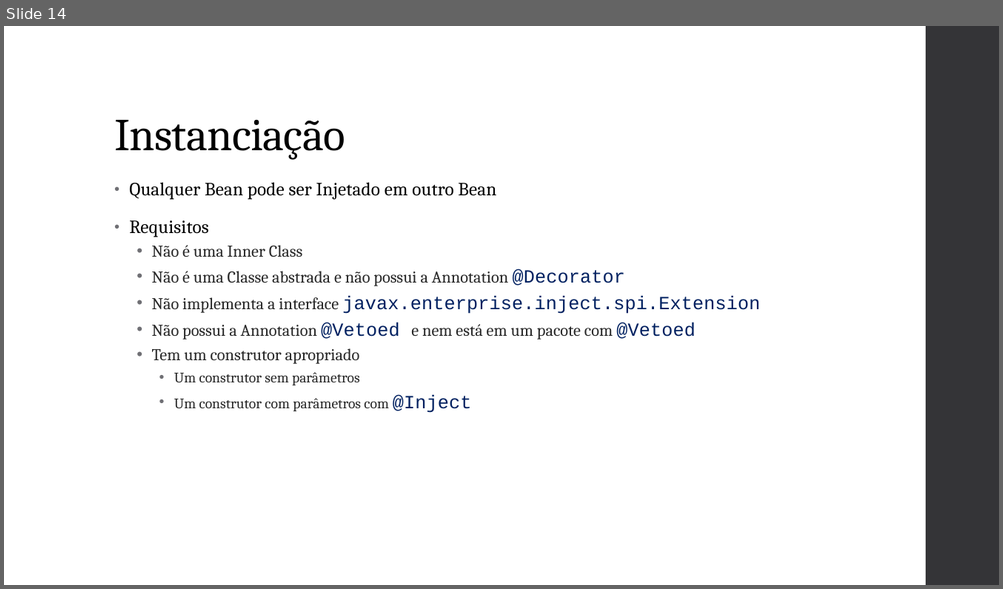
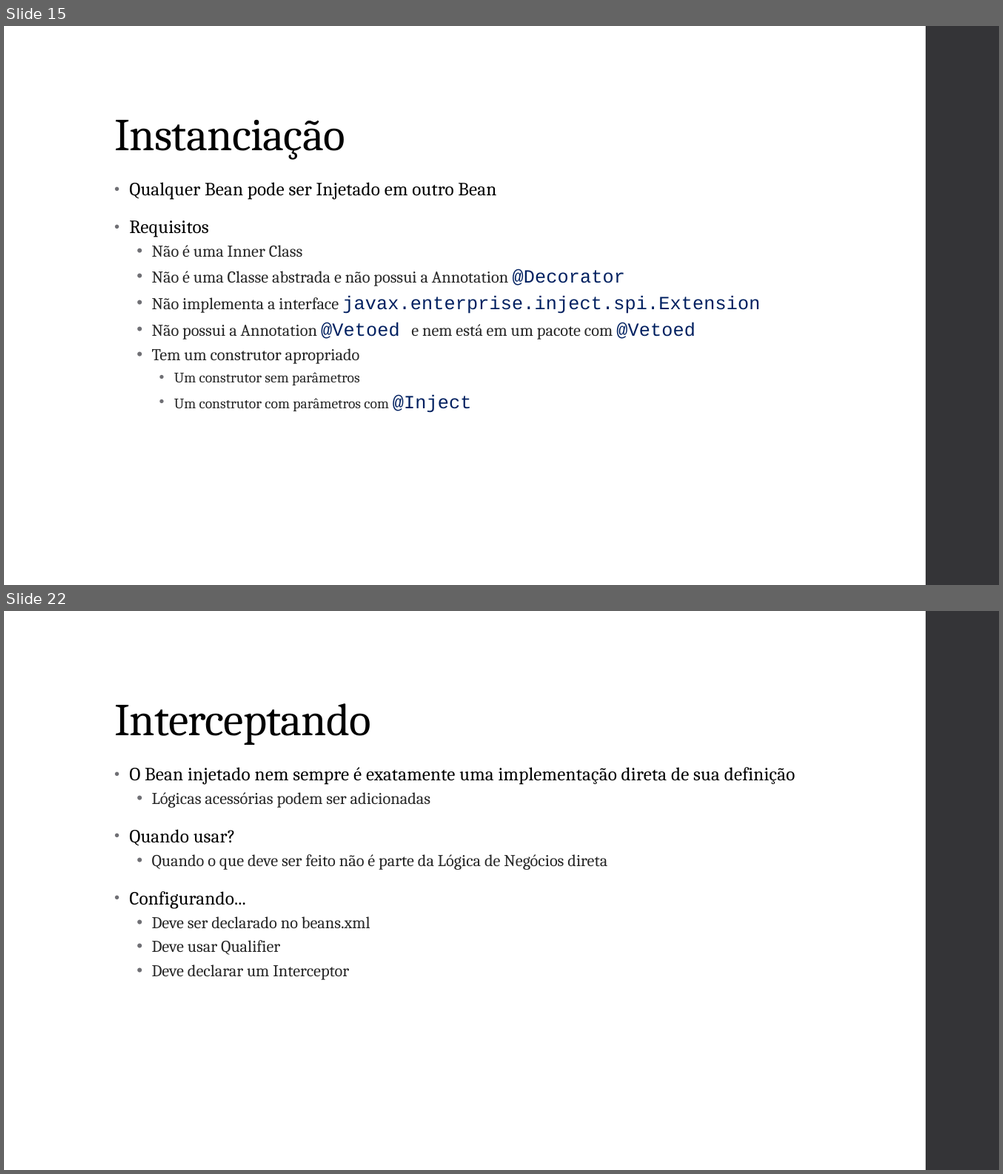
Before and after one commit to vepo/cdi-tutorial, a slide deck: resource/Java CDI.pptx. Shown one above the other, each under a label of ours: slide 14 before the commit, slides 15 and 22 after it; the slides between them are not shown. The pictures are 1003x589 and 1003x1174 pixels, drawn with LibreOffice and Linux fonts; fonts in the diff are those of the drawing. Boxes give left, top, right and bottom in pixels: in the first picture for what was removed or moved away, otherwise in the second. Text is boxed around its words. In the diff, an @@ line names an element or a change of style, - is before the commit and + after.

```diff
--- a/resource/Java CDI.pptx
+++ b/resource/Java CDI.pptx
@@ slide 22 added at (x1=4, y1=611, x2=999, y2=1170), background #FFFFFF; not listed: 1 template element that a slide beside it also shows @@
@@ title added at (x1=114, y1=703, x2=371, y2=745), 44 pt, text #000000 @@
+Interceptando
@@ text added at (x1=129, y1=767, x2=795, y2=980), 16 pt, text #262626 @@
+• O Bean injetado nem sempre é exatamente uma implementação direta de sua definição
+  • Lógicas acessórias podem ser adicionadas
+• Quando usar?
+  • Quando o que deve ser feito não é parte da Lógica de Negócios direta
+• Configurando...
+  • Deve ser declarado no beans.xml
+  • Deve usar Qualifier
+  • Deve declarar um Interceptor
@@ what was slide 14 is now slide 15 @@
```
Also in this commit, not shown: 1 slide changed, 8 other slides added.
